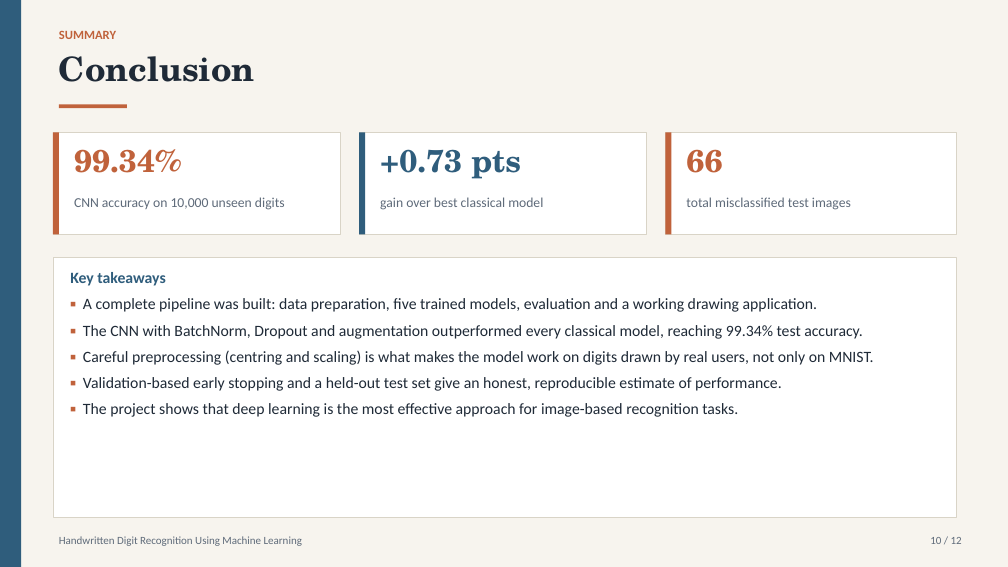
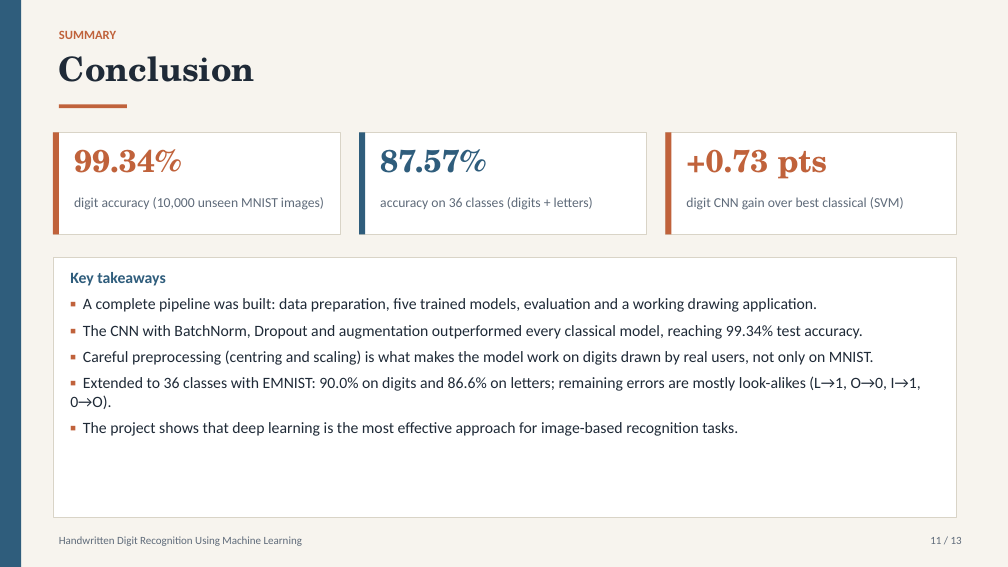
Before and after one commit to LostRunes/digirecog, a slide deck: slide 11 of Handwritten_Digit_Recognition.pptx (slide 10 before the commit). Drawn at 1008x567 pixels with LibreOffice and Linux fonts; fonts in the diff are those of the drawing. Boxes give left, top, right and bottom in pixels: in the first picture for what was removed or moved away, otherwise in the second. Text is boxed around its words. In the diff, an @@ line names an element or a change of style, - is before the commit and + after.

Commit message:
Add letter recognition: 36-class CNN on EMNIST (0-9, A-Z), mode switch in app, updated PPT

```diff
--- a/Handwritten_Digit_Recognition.pptx
+++ b/Handwritten_Digit_Recognition.pptx
@@ text at <box>380,149,486,173</box>: text changed @@
-+0.73 pts
+87.57%
@@ text at <box>686,149,828,179</box>: text changed @@
-66
++0.73 pts
@@ text at <box>74,197,324,210</box>: text changed @@
-CNN accuracy on 10,000 unseen digits
+digit accuracy (10,000 unseen MNIST images)
@@ text at <box>380,197,593,210</box>: text changed @@
-gain over best classical model
+accuracy on 36 classes (digits + letters)
@@ text at <box>686,197,904,210</box>: text changed @@
-total misclassified test images
+digit CNN gain over best classical (SVM)
@@ text at <box>70,376,921,409</box>: text changed @@
-▪ Validation-based early stopping and a held-out test set give an honest, reproducible estimate of performance.
+▪ Extended to 36 classes with EMNIST: 90.0% on digits and 86.6% on letters; remaining errors are mostly look-alikes (L→1, O→0, I→1, 0→O).
@@ text at <box>930,537,962,544</box>: text changed @@
-10 / 12
+11 / 13
```
Also in this commit, not shown: 10 other slides changed, 1 slide added, 19 other files.
